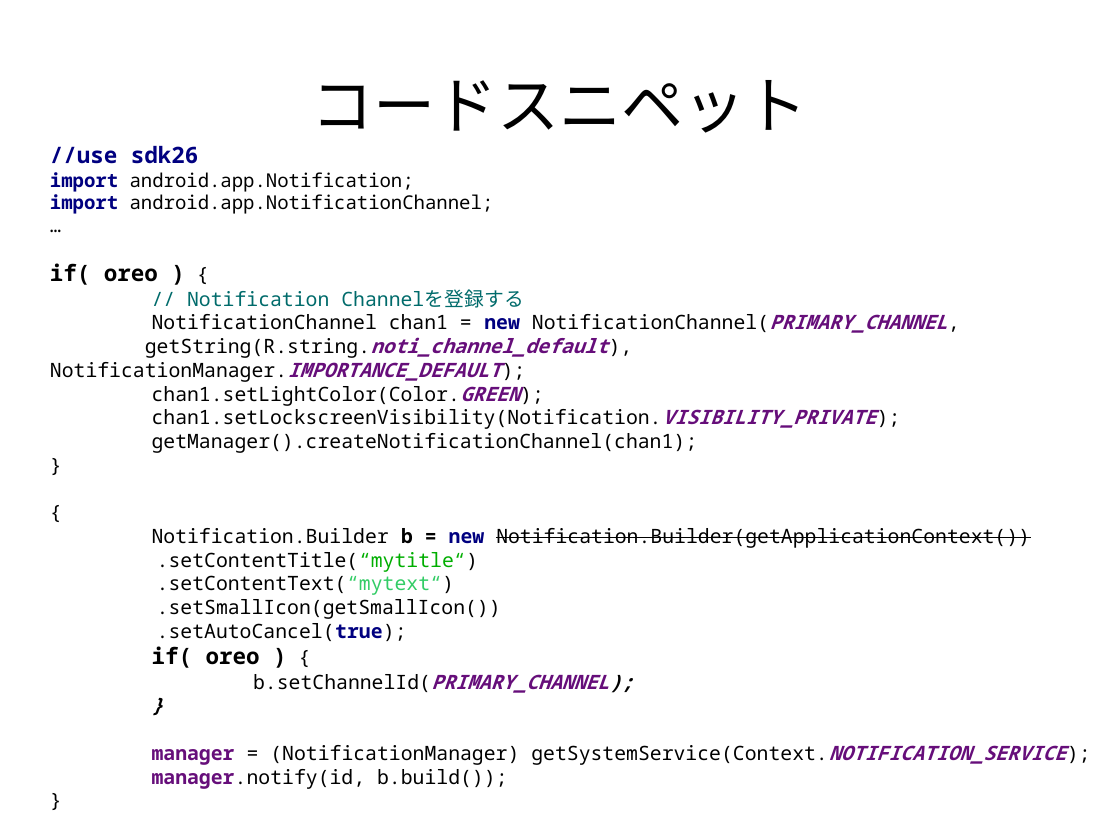
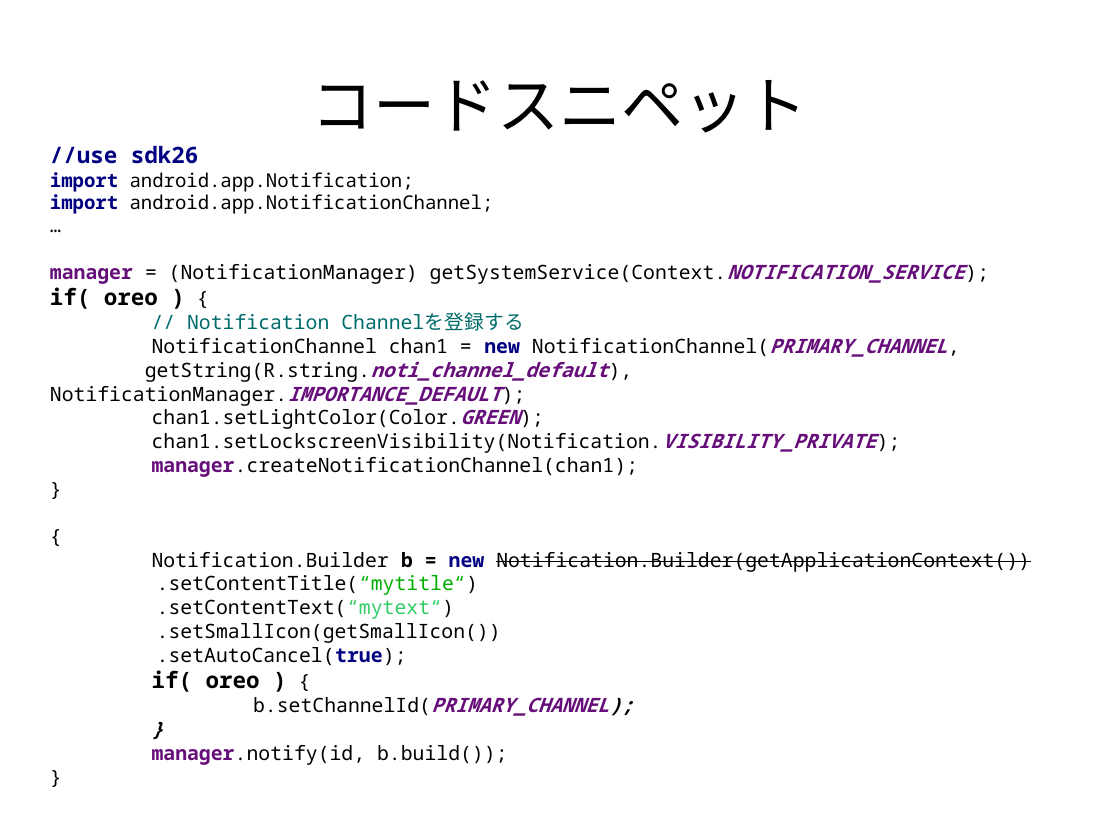
Before and after one commit to tmhouse/TestNotificationChannelSample, a slide deck: slide 6 of NotificationChannelについて.odp. Drawn at 1120x840 pixels with LibreOffice and Linux fonts; fonts in the diff are those of the drawing. Boxes give left, top, right and bottom in pixels: in the first picture for what was removed or moved away, otherwise in the second. Text is boxed around its words. In the diff, an @@ line names an element or a change of style, - is before the commit and + after.

```diff
--- a/NotificationChannelについて.odp
+++ b/NotificationChannelについて.odp
@@ text at (50, 264, 964, 284): paragraph added @@
+manager = (NotificationManager) getSystemService(Context.NOTIFICATION_SERVICE);
@@ text at (50, 338, 948, 477): text changed @@
-NotificationChannel chan1 = new NotificationChannel(PRIMARY_CHANNEL,
-getString(R.string.noti_channel_default), NotificationManager.IMPORTANCE_DEFAULT);
-chan1.setLightColor(Color.GREEN);
-chan1.setLockscreenVisibility(Notification.VISIBILITY_PRIVATE);
-getManager().createNotificationChannel(chan1);
+NotificationChannel chan1 = new NotificationChannel(PRIMARY_CHANNEL,
+getString(R.string.noti_channel_default), NotificationManager.IMPORTANCE_DEFAULT);
+chan1.setLightColor(Color.GREEN);
+chan1.setLockscreenVisibility(Notification.VISIBILITY_PRIVATE);
+manager.createNotificationChannel(chan1);
@@ text at (152, 745, 1066, 765): paragraph removed @@
-manager = (NotificationManager) getSystemService(Context.NOTIFICATION_SERVICE);
```
Also in this commit, not shown: 1 other slide changed, 2 other files.
